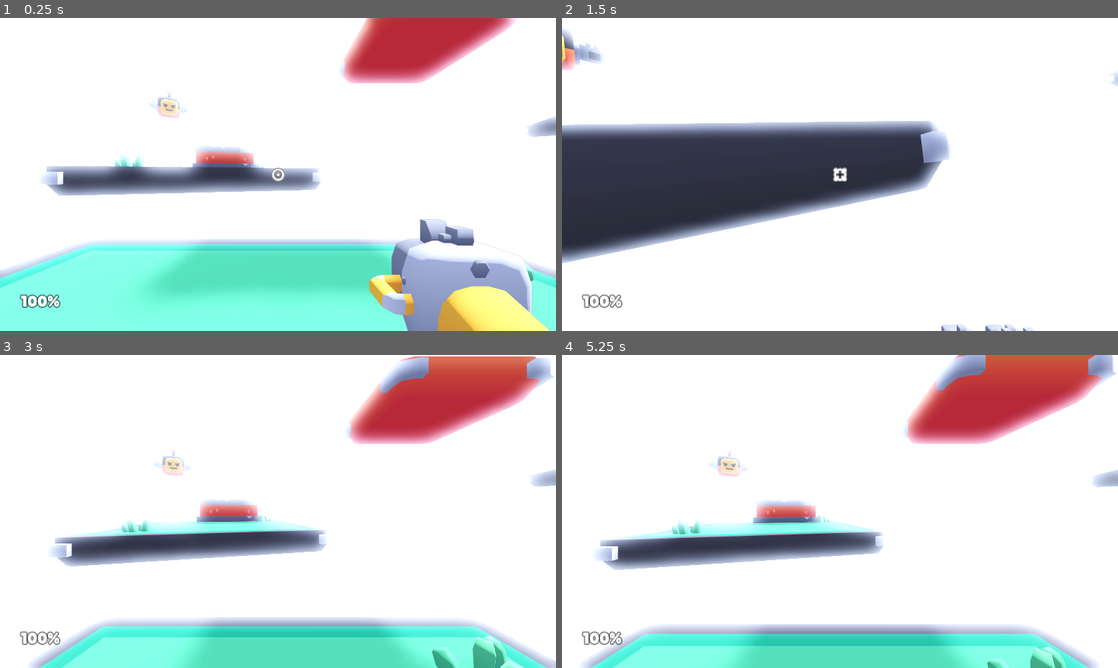
Above: before the commit, frames 1-4 (two rows, left to right).
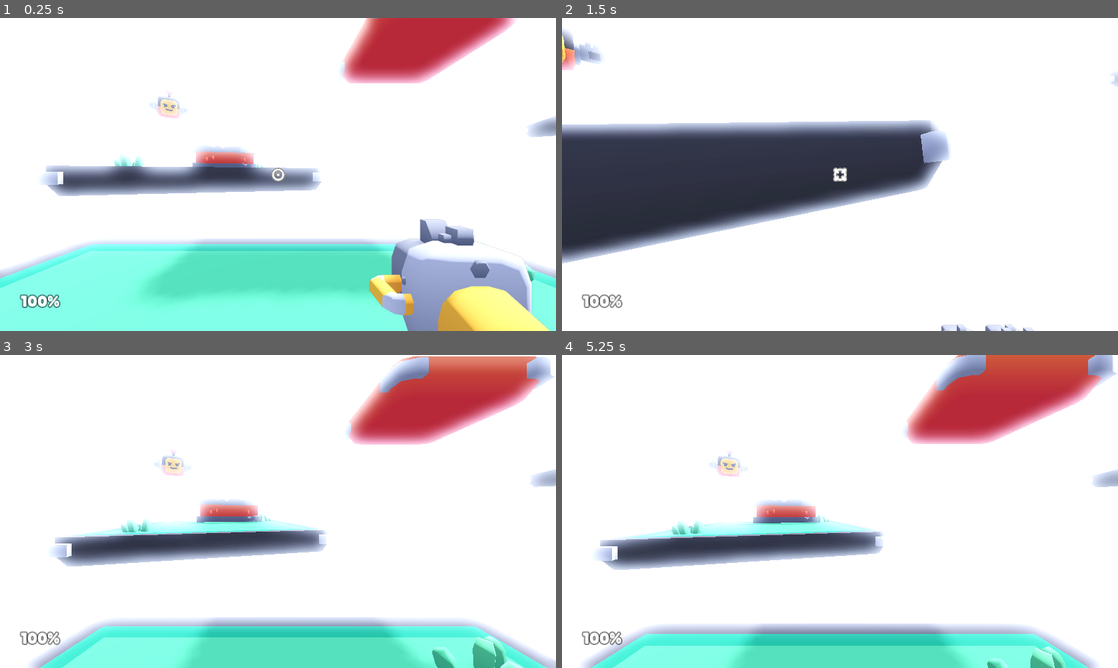
Above: after the commit, the same moments.

Repository: KenneyNL/Starter-Kit-FPS
Game: Godot game, scene res://scenes/main.tscn
The game is run twice, just before and just after one commit, with the same random seed, the same clock (stepped at 60 frames per second) and the same inputs.
Inputs (mouse positions are in pixels of both pictures, inside the frame that each line leads up to):
- Up to frame 1 (0.25 s): no input
- Up to frame 2 (1.5 s): move the mouse to (834, 180) at 0.52 s; hold W (move_forward) from 0.53 s (still down); click (834, 180) at 0.6 s; tap Space (jump) at 0.77 s; move the mouse to (878, 177) at 1.27 s; tap E (weapon_toggle) at 1.35 s
- Up to frame 3 (3 s): tap Space (jump) at 1.52 s; move the mouse to (233, 508) at 2.02 s; click (233, 508) at 2.1 s; move the mouse to (283, 511) at 2.77 s; release W (move_forward) at 2.78 s; hold A (move_left) from 2.78 s (still down); tap E (weapon_toggle) at 2.85 s
- Up to frame 4 (5.25 s): tap Space (jump) at 3.02, 3.77, 4.52 s; move the mouse to (817, 505) at 3.52 s; release A (move_left) at 3.53 s; hold W (move_forward) from 3.53 s (still down); click (817, 505) at 3.6 s; move the mouse to (867, 511) at 4.27 s; tap E (weapon_toggle) at 4.35 s; move the mouse to (812, 511) at 5.02 s; click (812, 511) at 5.1 s

The runs differ from the first frame. In frame 1, 0.2% of the frame differs, in the area x 0-100%, y 0-87%; in frame 2, 0.2%; in frame 3, 0.5%, in the area x 7-100%, y 0-100%; in frame 4, 0.5%.

Commit message:
Update project.godot

Diff:
--- a/project.godot
+++ b/project.godot
@@ -104,5 +104,4 @@
 
 [rendering]
 
-lights_and_shadows/directional_shadow/soft_shadow_filter_quality=5
-anti_aliasing/quality/msaa_3d=3
+anti_aliasing/quality/screen_space_aa=1
